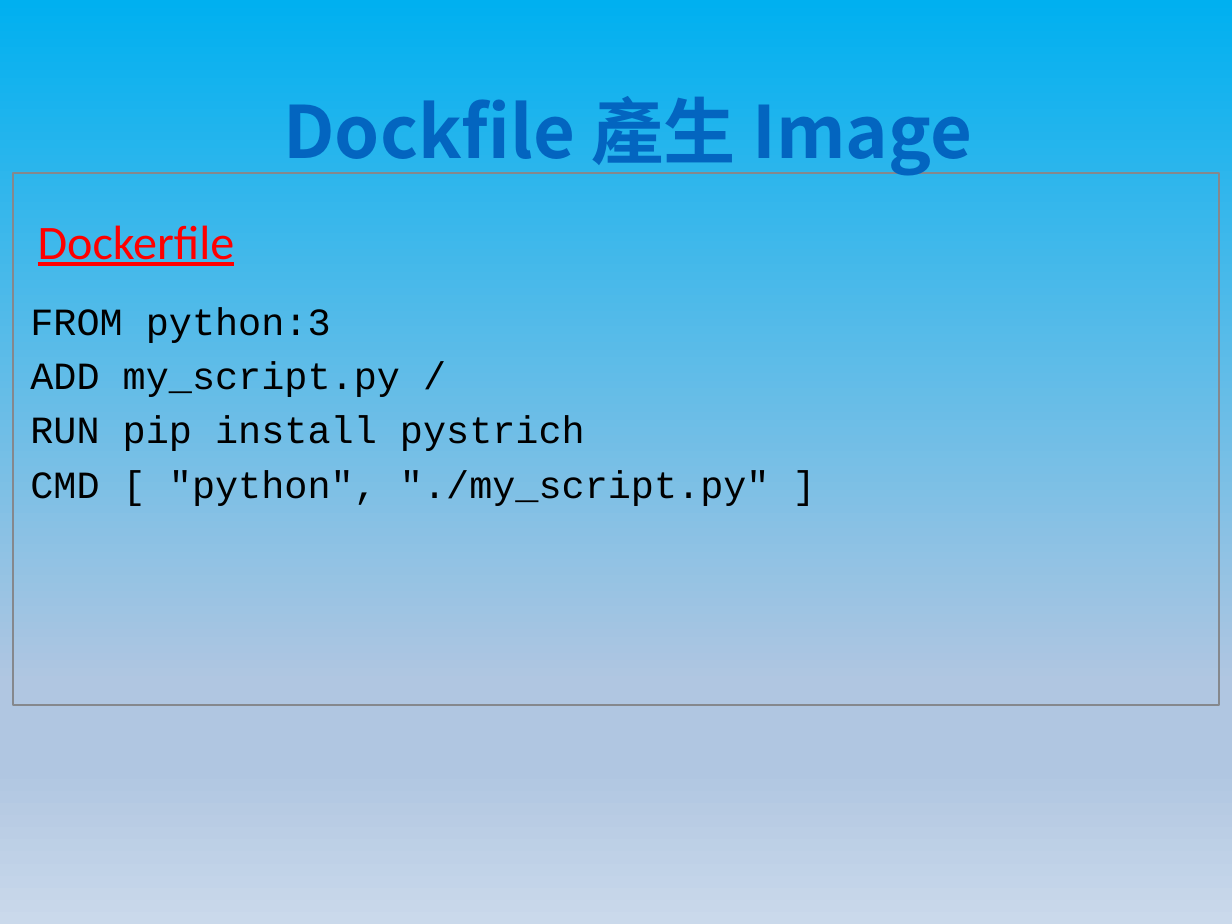
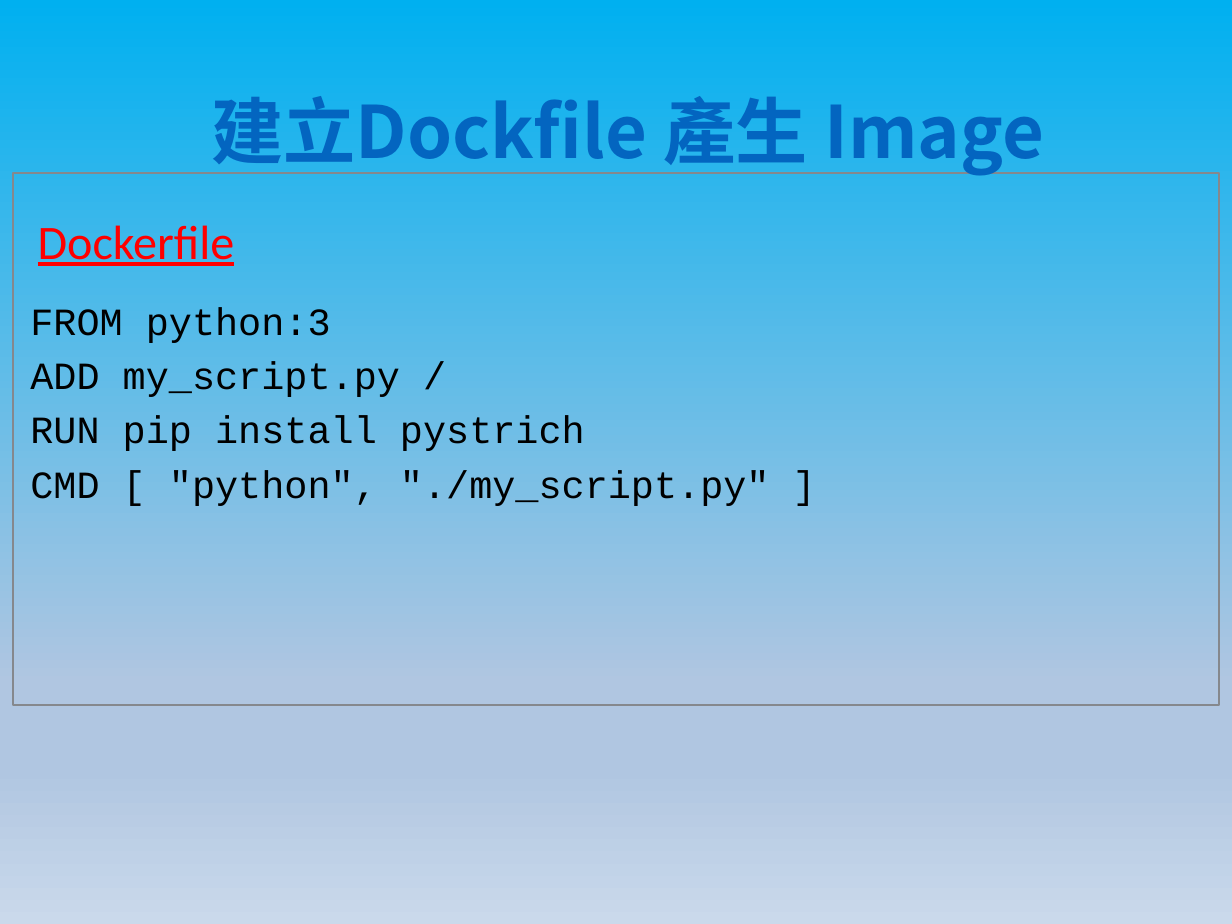
Before and after one commit to shwang1a/DockerDoc, a slide deck: slide 17 of Docker基礎.pptx. Drawn at 1232x924 pixels with LibreOffice and Linux fonts; fonts in the diff are those of the drawing. Boxes give left, top, right and bottom in pixels: in the first picture for what was removed or moved away, otherwise in the second. Text is boxed around its words. In the diff, an @@ line names an element or a change of style, - is before the commit and + after.

Commit message:
modify

```diff
--- a/Docker基礎.pptx
+++ b/Docker基礎.pptx
@@ text at (211,96,1044,175): text changed @@
-Dockfile 產生 Image
+建立Dockfile 產生 Image
```
